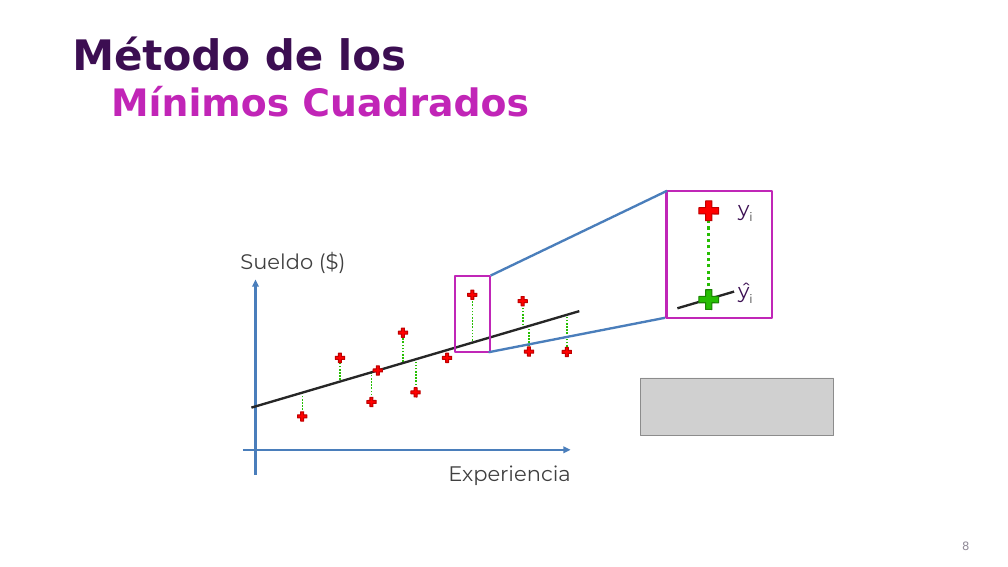
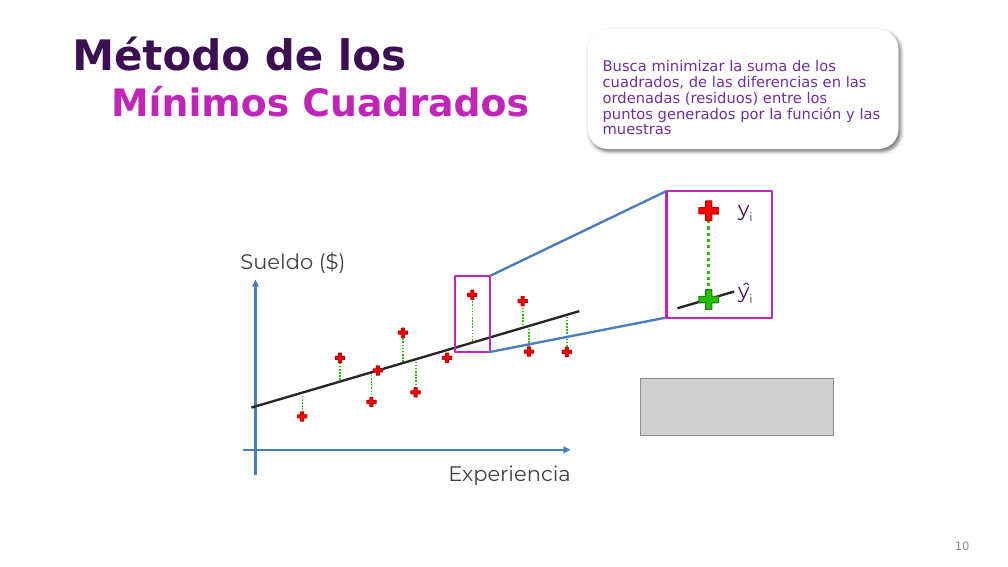
Before and after one commit to csameshiman/Axity_Curso_ML_2023, a slide deck: slide 10 of Diapositivas/Parte 02.Regresión/Sección 02.1.Simple Linear Regression/Simple_Linear_Regression.pptx (slide 8 before the commit). Drawn at 1008x567 pixels with LibreOffice and Linux fonts; fonts in the diff are those of the drawing; grey boxes stand for pictures; background and template pictures are left out. Boxes give left, top, right and bottom in pixels: in the first picture for what was removed or moved away, otherwise in the second. Text is boxed around its words. In the diff, an @@ line names an element or a change of style, - is before the commit and + after.

```diff
--- a/Diapositivas/Parte 02.Regresión/Sección 02.1.Simple Linear Regression/Simple_Linear_Regression.pptx
+++ b/Diapositivas/Parte 02.Regresión/Sección 02.1.Simple Linear Regression/Simple_Linear_Regression.pptx
@@ rounded rectangle added at bbox=[588, 29, 899, 149], fill #FFFFFF @@
@@ text added at bbox=[603, 60, 881, 134], 14 pt, text #7030A0 @@
+Busca minimizar la suma de los cuadrados, de las diferencias en las ordenadas (residuos) entre los puntos generados por la función y las muestras
@@ page number at bbox=[955, 541, 970, 550]: text changed @@
-8
+10
```
Also in this commit, not shown: 4 other slides changed, 6 slides added.
